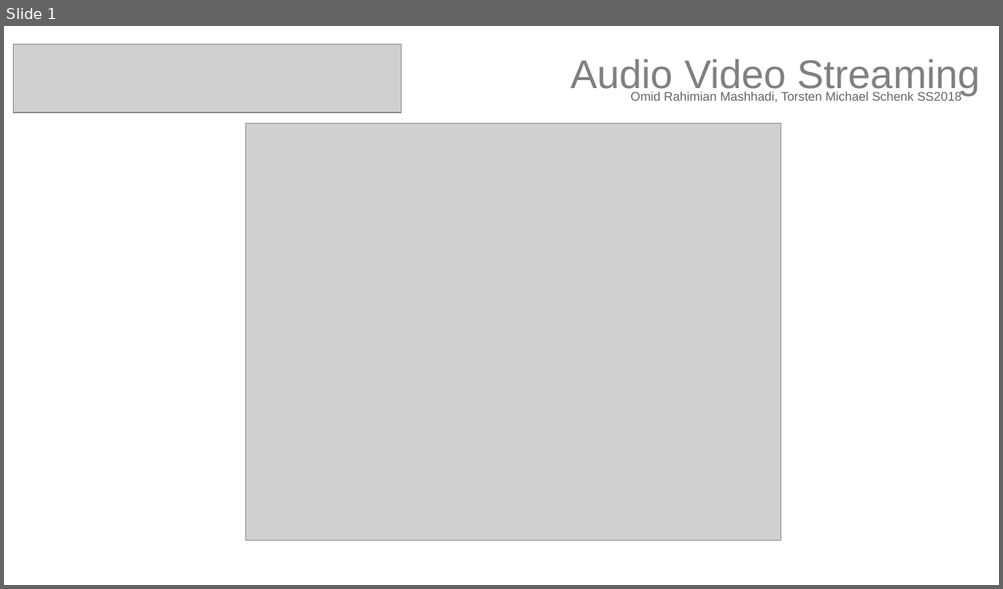
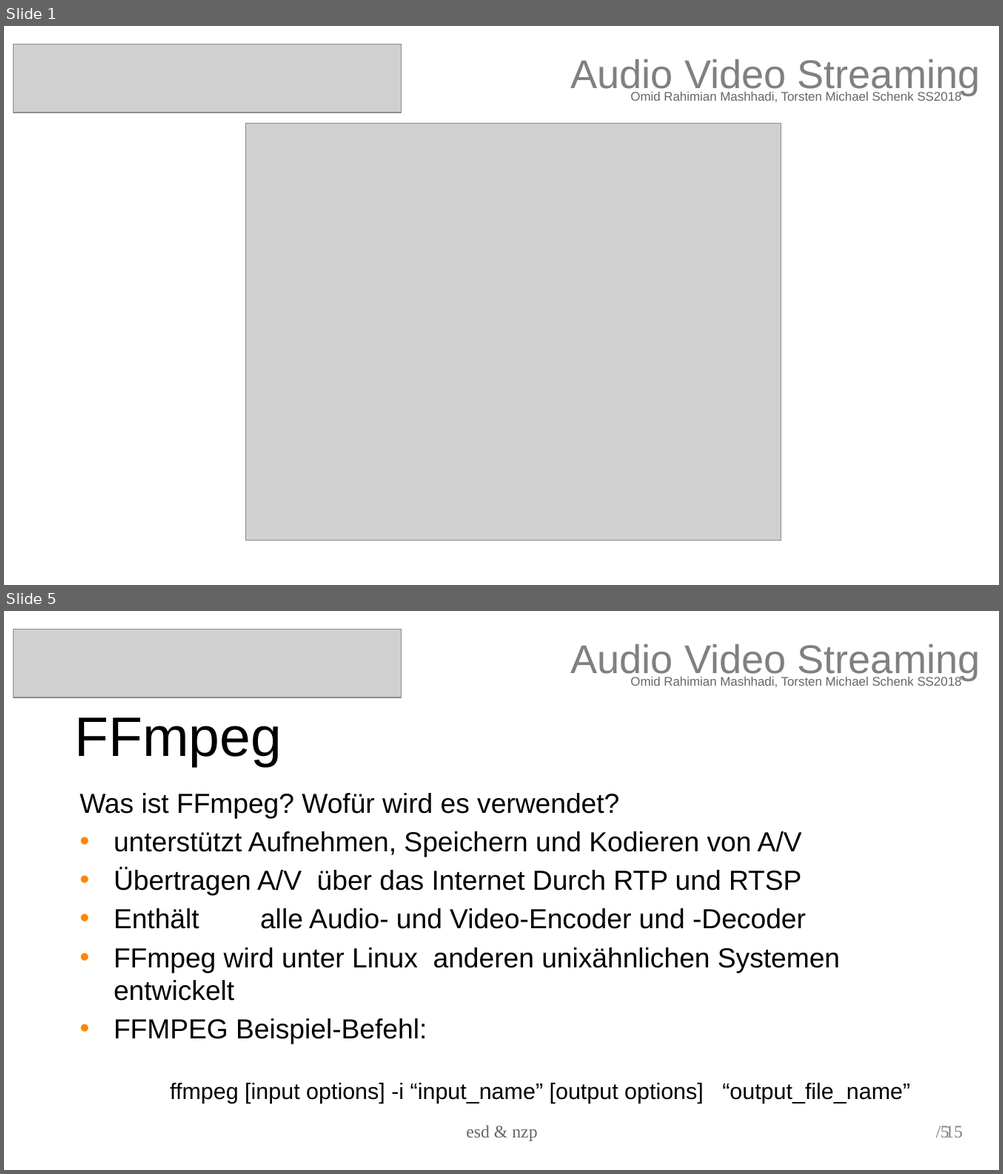
Before and after one commit to torstenschenk/beuth-avatar-ss2018, a slide deck: Presentation/Projekt/AVstreaming-Gruppe-15.odp. Shown one above the other, each under a label of ours: slide 1 before the commit, slides 1 and 5 after it; the slides between them are not shown. The pictures are 1003x589 and 1003x1174 pixels, drawn with LibreOffice and Linux fonts; fonts in the diff are those of the drawing; grey boxes stand for pictures. Boxes give left, top, right and bottom in pixels: in the first picture for what was removed or moved away, otherwise in the second. Text is boxed around its words. In the diff, an @@ line names an element or a change of style, - is before the commit and + after.

```diff
--- a/Presentation/Projekt/AVstreaming-Gruppe-15.odp
+++ b/Presentation/Projekt/AVstreaming-Gruppe-15.odp
@@ slide 5 added at bbox=[4, 611, 999, 1170], background #FFFFFF @@
@@ picture added at bbox=[13, 629, 401, 698] @@
@@ text added at bbox=[570, 644, 980, 680], 32 pt, text #808080 @@
+Audio Video Streaming
@@ text added at bbox=[630, 676, 962, 687], 10 pt, text #666666 @@
+Omid Rahimian Mashhadi, Torsten Michael Schenk SS2018
@@ text added at bbox=[74, 718, 282, 766], 44.4 pt, text #000000 @@
+FFmpeg
@@ text added at bbox=[79, 793, 910, 1104], 22 pt, text #000000 @@
+Was ist FFmpeg? Wofür wird es verwendet?
+• unterstützt Aufnehmen, Speichern und Kodieren von A/V
+• Übertragen A/V über das Internet Durch RTP und RTSP
+• Enthält alle Audio- und Video-Encoder und -Decoder
+• FFmpeg wird unter Linux anderen unixähnlichen Systemen entwickelt
+• FFMPEG Beispiel-Befehl:
+ffmpeg [input options] -i “input_name” [output options] “output_file_name”
@@ text added at bbox=[466, 1125, 537, 1142], 14 pt, text #666666 @@
+esd & nzp
@@ page number added at bbox=[940, 1126, 949, 1138], 14 pt, text #808080 @@
+5
@@ text added at bbox=[945, 1126, 962, 1138], 14 pt, text #808080 @@
+/ 15
```
Also in this commit, not shown: 5 slides changed, 8 other slides added, 3 other files.
